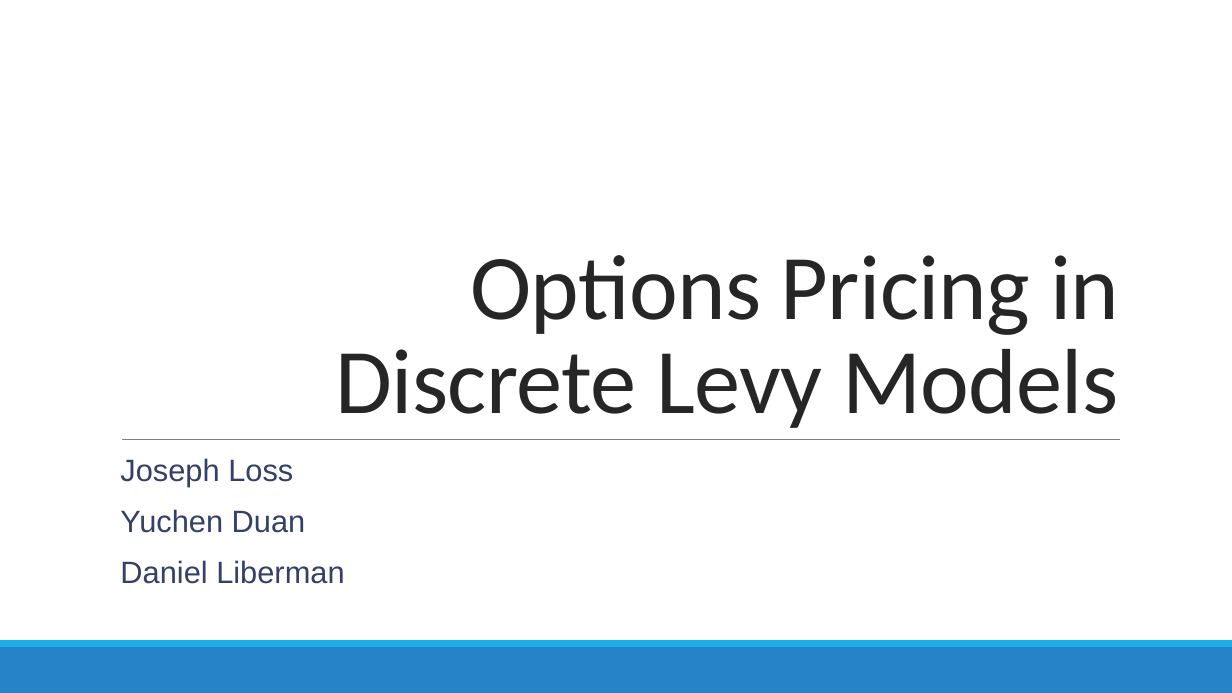
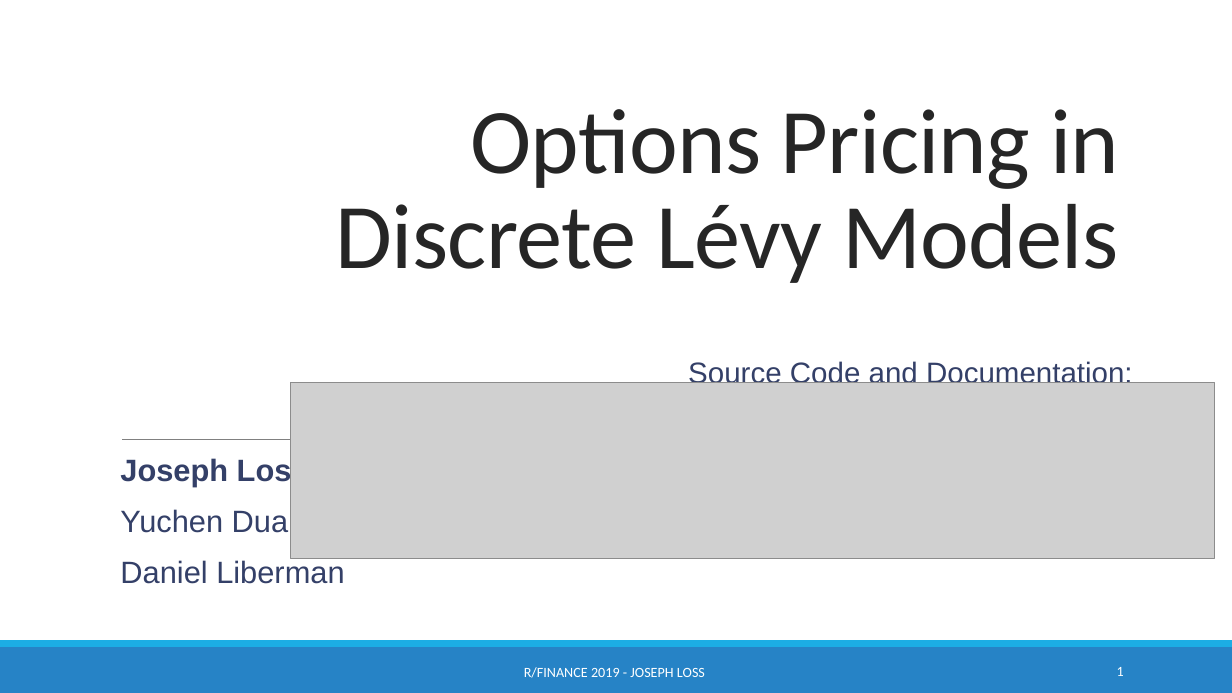
Before and after one commit to chicago-joe/Option-Pricing-via-Levy-Models-in-R, a slide deck: slide 1 of doc/LossJoseph_RFinance_Presentation.pptx. Drawn at 1232x693 pixels with LibreOffice and Linux fonts; fonts in the diff are those of the drawing; grey boxes stand for pictures. Boxes give left, top, right and bottom in pixels: in the first picture for what was removed or moved away, otherwise in the second. Text is boxed around its words. In the diff, an @@ line names an element or a change of style, - is before the commit and + after.

```diff
--- a/doc/LossJoseph_RFinance_Presentation.pptx
+++ b/doc/LossJoseph_RFinance_Presentation.pptx
@@ title at bbox=[335, 109, 1119, 283]: text changed @@
-Options Pricing in Discrete Levy Models
+Options Pricing in Discrete Lévy Models
@@ picture added at bbox=[291, 382, 1215, 558] @@
@@ text added at bbox=[688, 360, 1133, 383], 23 pt, text #344068 @@
+Source Code and Documentation:
@@ subtitle at bbox=[120, 457, 309, 487]: bold on in "Joseph Loss" @@
@@ text added at bbox=[524, 667, 705, 678], 11 pt, text #FFFFFF @@
+R/FINANCE 2019 - JOSEPH LOSS
@@ page number added at bbox=[1117, 667, 1124, 676], 11 pt, text #FFFFFF @@
+1
```
Also in this commit, not shown: 6 other slides changed, 8 other files.
